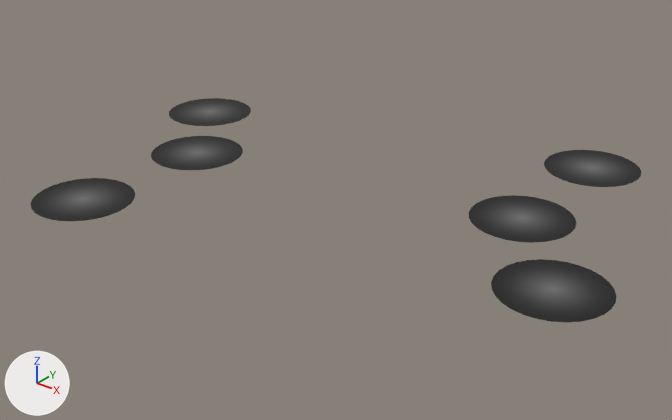
One commit to the glTF model crates/client/assets/models/pithead/pithead_pool.glb: the scene before it, then after it.
The view is the same before and after, from a camera (50 mm lens) standing at (34.2, -43.9, 24.9) and looking at (-0.2, -0.9, -1.7). Lighting does not change. The marker at lower left points along +X, +Y and +Z. The first picture is the older version.

Before the edit, the objects in view are built like this:
```python
me_pool = bpy.data.meshes.new('pool')
me_pool.from_pydata(...)  # 1182 vertices, 2184 faces; spans x -20.0..20.0, y -15.5..15.5, z 0.0
me_pool.materials.append(mat_defaultmaterial)
ob_pool = bpy.data.objects.new('pool', me_pool)
ob_pool.location = (0.0, 0.0, 0.0)
```
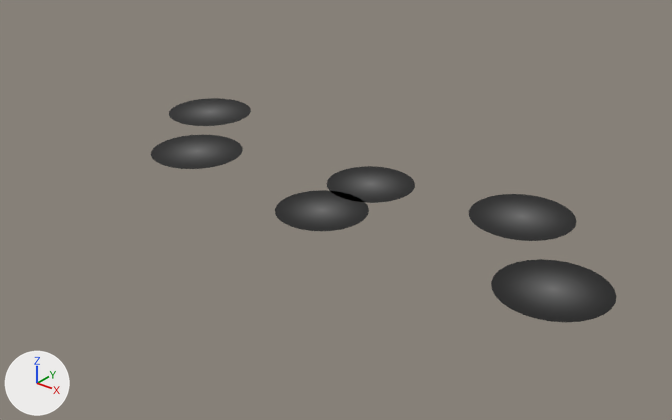
Location of each change, (x1, y1, x2, y2) in pixels of the pictures (672 x 420 px; the box of a moved part takes in the faces that stretch with it):
'pool', reshaped (24% narrower): before (31, 98, 641, 322); after (151, 98, 616, 322)
part 1 of me_pool, moved or reshaped: before (31, 178, 135, 221); after (169, 98, 251, 126)
part 2 of me_pool, moved or reshaped: before (169, 98, 251, 126); after (469, 194, 577, 241)
part 3 of me_pool, moved or reshaped: before (469, 195, 576, 243); after (491, 259, 616, 322)
part 4 of me_pool, moved or reshaped: before (544, 150, 641, 187); after (275, 190, 369, 231)
part 5 of me_pool, moved or reshaped: before (491, 259, 616, 322); after (326, 166, 415, 203)

Patch to the scene script:
```diff
--- a/crates/client/assets/models/pithead/pithead_pool.glb.py
+++ b/crates/client/assets/models/pithead/pithead_pool.glb.py
@@ me_pool @@
 # used by ob_pool; location = (0.0, 0.0, 0.0)
-me_pool.from_pydata(...)  # 1182 vertices, 2184 faces; spans x -20.0..20.0, y -15.5..15.5, z 0.0
+me_pool.from_pydata(...)  # 1182 vertices, 2184 faces; spans x -20.0..20.0, y -7.2..7.2, z -1.0..0.1
+# me_pool part 1: the loose piece of 197 vertices spanning x -14.6..-8.2, y -15.5..-9.1, z 0.0 is moved by (-5.3, 16.3, 0.0)
+# me_pool part 2: the loose piece of 197 vertices spanning x -20.0..-13.6, y 0.8..7.2, z 0.0 is moved by (28.2, -1.5, 0.1)
+# me_pool part 3: the loose piece of 197 vertices spanning x 8.2..14.6, y -0.7..5.7, z 0.0 is moved by (5.3, -6.5, 0.0)
+# me_pool part 4: the loose piece of 197 vertices spanning x 8.2..14.6, y 9.1..15.5, z 0.0 is scaled about its middle by (0.938, 0.938, 1), then moved by (-11.4, -14.9, -1.0)
+# me_pool part 5: the loose piece of 197 vertices spanning x 13.6..20.0, y -7.2..-0.8, z 0.0 is scaled about its middle by (0.938, 0.938, 1), then moved by (-16.8, 6.6, -1.0)
+# other edits to the shape of me_pool do not show in these pictures
 me_pool.materials.append(mat_defaultmaterial)
```
